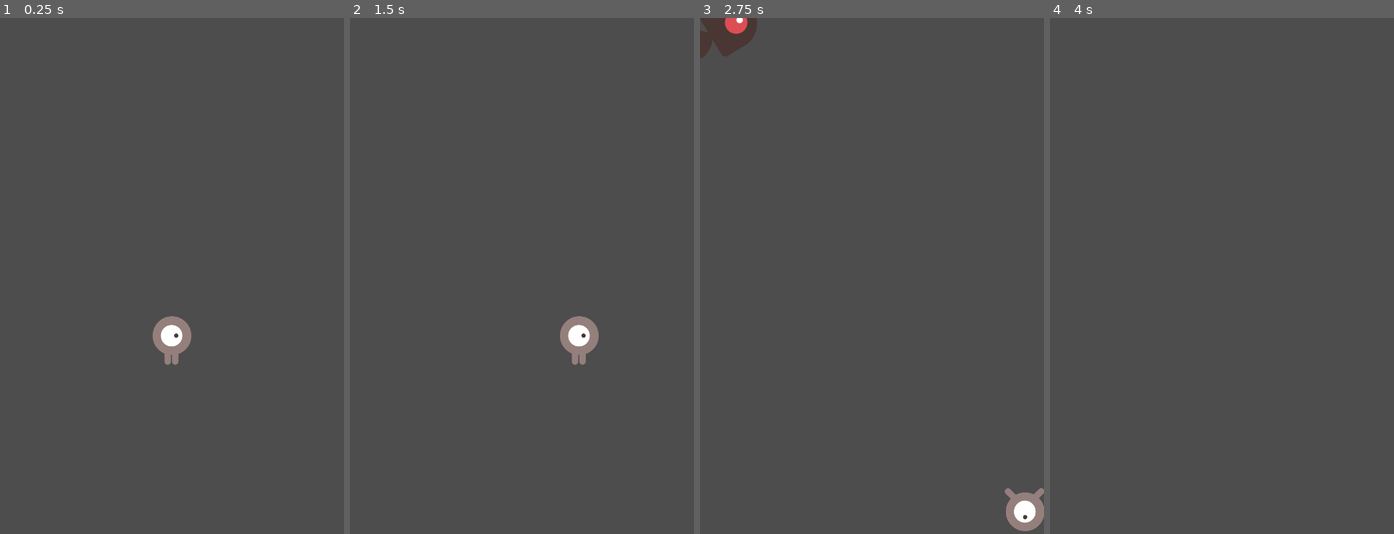
Above: before the commit, frames 1-4 (left to right).
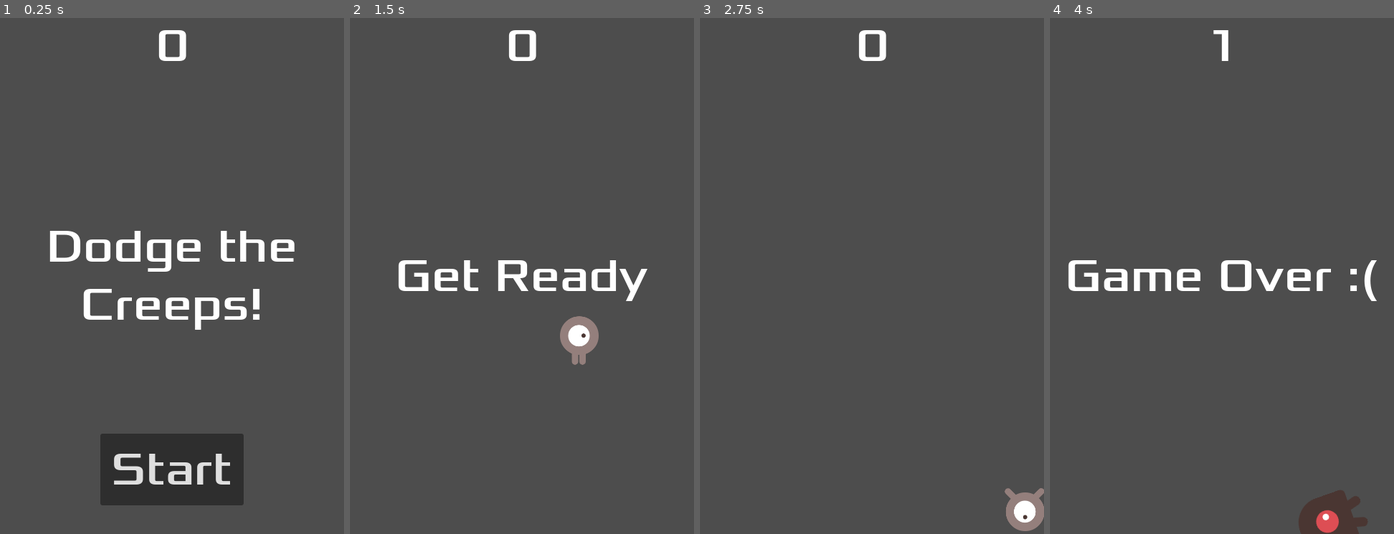
Above: after the commit, the same moments.

Repository: Guterfps/Godot-first-2D-game
Game: Godot game, scene res://scenes/main/main.tscn
The game is run twice, just before and just after one commit, with the same random seed, the same clock (stepped at 60 frames per second) and the same inputs.
Inputs (mouse positions are in pixels of both pictures, inside the frame that each line leads up to):
- Up to frame 1 (0.25 s): no input
- Up to frame 2 (1.5 s): click (522, 472) at 0.5 s, where only the run after the commit has a clickable "Start"; tap Enter at 1.25 s; hold Right (move_right) from 1.28 s (still down)
- Up to frame 3 (2.75 s): release Right (move_right) at 2.03 s; hold Down (move_down) from 2.03 s (still down)
- Up to frame 4 (4 s): release Down (move_down) at 2.78 s; hold Right (move_right) 2.78-3.53 s; hold Up (move_up) from 3.53 s (still down)

The runs differ from the first frame. In frame 1, 9.7% of the frame differs, in the area x 14-86%, y 2-95%; in frame 2, 2.1%; in frame 3, 1.2%; in frame 4, 3.3%.

Commit message:
added hud and connected it with main

Diff:
--- /dev/null
+++ b/scenes/hud/hud.gd
@@ -0,0 +1,39 @@
+extends CanvasLayer
+
+signal start_game
+
+# Called when the node enters the scene tree for the first time.
+func _ready() -> void:
+	pass # Replace with function body.
+
+
+# Called every frame. 'delta' is the elapsed time since the previous frame.
+func _process(delta: float) -> void:
+	pass
+
+func show_message(text: String) -> void:
+	$Message.text = text
+	$Message.show()
+	$MessageTimer.start()
+
+func show_game_over() -> void:
+	show_message("Game Over :(")
+
+	await $MessageTimer.timeout
+
+	$Message.text = "Dodge The Creeps!"
+	$Message.show()
+
+	await get_tree().create_timer(1.0).timeout
+	$StartButton.show()
+
+func update_score(score: int) -> void:
+	$ScoreLabel.text = str(score)
+
+
+func _on_start_button_pressed() -> void:
+	$StartButton.hide()
+	start_game.emit()
+
+func _on_message_timer_timeout() -> void:
+	$Message.hide()
--- /dev/null
+++ b/scenes/hud/hud.tscn
@@ -0,0 +1,63 @@
+[gd_scene load_steps=3 format=3 uid="uid://bc8uidqv761io"]
+
+[ext_resource type="FontFile" uid="uid://ddpk8t0b5arlh" path="res://fonts/Xolonium-Regular.ttf" id="1_48c2t"]
+[ext_resource type="Script" uid="uid://dlx3y1mqwwca0" path="res://scenes/hud/hud.gd" id="1_cgeww"]
+
+[node name="HUD" type="CanvasLayer"]
+script = ExtResource("1_cgeww")
+
+[node name="ScoreLabel" type="Label" parent="."]
+anchors_preset = 5
+anchor_left = 0.5
+anchor_right = 0.5
+offset_left = -22.5
+offset_right = 22.5
+offset_bottom = 78.0
+grow_horizontal = 2
+theme_override_fonts/font = ExtResource("1_48c2t")
+theme_override_font_sizes/font_size = 64
+text = "0"
+horizontal_alignment = 1
+vertical_alignment = 1
+
+[node name="Message" type="Label" parent="."]
+anchors_preset = 8
+anchor_left = 0.5
+anchor_top = 0.5
+anchor_right = 0.5
+anchor_bottom = 0.5
+offset_left = -240.0
+offset_top = -120.0
+offset_right = 240.0
+offset_bottom = 120.0
+grow_horizontal = 2
+grow_vertical = 2
+theme_override_fonts/font = ExtResource("1_48c2t")
+theme_override_font_sizes/font_size = 64
+text = "Dodge the Creeps!"
+horizontal_alignment = 1
+vertical_alignment = 1
+autowrap_mode = 2
+
+[node name="StartButton" type="Button" parent="."]
+anchors_preset = 7
+anchor_left = 0.5
+anchor_top = 1.0
+anchor_right = 0.5
+anchor_bottom = 1.0
+offset_left = -100.0
+offset_top = -140.0
+offset_right = 100.0
+offset_bottom = -40.0
+grow_horizontal = 2
+grow_vertical = 0
+theme_override_fonts/font = ExtResource("1_48c2t")
+theme_override_font_sizes/font_size = 64
+text = "Start"
+
+[node name="MessageTimer" type="Timer" parent="."]
+wait_time = 2.0
+one_shot = true
+
+[connection signal="pressed" from="StartButton" to="." method="_on_start_button_pressed"]
+[connection signal="timeout" from="MessageTimer" to="." method="_on_message_timer_timeout"]
--- a/scenes/main/main.gd
+++ b/scenes/main/main.gd
@@ -1,11 +1,11 @@
 extends Node
 
 @export var mob_scene: PackedScene
-var score
+var score: int
 
 # Called when the node enters the scene tree for the first time.
 func _ready() -> void:
-	new_game()
+	pass
 
 # Called every frame. 'delta' is the elapsed time since the previous frame.
 func _process(delta: float) -> void:
@@ -15,11 +15,15 @@
 func game_over() -> void:
 	$ScoreTimer.stop()
 	$MobTimer.stop()
+	$HUD.show_game_over()
 
 func new_game() -> void:
 	score = 0
 	$Player.start($StartPosition.position)
 	$StartTimer.start()
+	$HUD.update_score(score)
+	$HUD.show_message("Get Ready")
+	get_tree().call_group("mobs", "queue_free")
 
 
 
@@ -42,6 +46,7 @@
 
 func _on_score_timer_timeout() -> void:
 	score += 1
+	$HUD.update_score(score)
 
 func _on_start_timer_timeout() -> void:
 	$MobTimer.start()
--- a/scenes/main/main.tscn
+++ b/scenes/main/main.tscn
@@ -1,8 +1,9 @@
-[gd_scene load_steps=5 format=3 uid="uid://c3jet3nexcty1"]
+[gd_scene load_steps=6 format=3 uid="uid://c3jet3nexcty1"]
 
 [ext_resource type="PackedScene" uid="uid://c6dlqoxn25cuu" path="res://scenes/player/player.tscn" id="1_iuonh"]
 [ext_resource type="Script" uid="uid://bb3d2ta2spjvr" path="res://scenes/main/main.gd" id="1_k2fmo"]
 [ext_resource type="PackedScene" uid="uid://c3dcxl5bges64" path="res://scenes/mob/mob.tscn" id="2_k2fmo"]
+[ext_resource type="PackedScene" uid="uid://bc8uidqv761io" path="res://scenes/hud/hud.tscn" id="4_l3cfh"]
 
 [sub_resource type="Curve2D" id="Curve2D_iuonh"]
 _data = {
@@ -33,7 +34,10 @@
 
 [node name="MobSpawnLocation" type="PathFollow2D" parent="MobPath"]
 
+[node name="HUD" parent="." instance=ExtResource("4_l3cfh")]
+
 [connection signal="hit" from="Player" to="." method="game_over"]
 [connection signal="timeout" from="MobTimer" to="." method="_on_mob_timer_timeout"]
 [connection signal="timeout" from="ScoreTimer" to="." method="_on_score_timer_timeout"]
 [connection signal="timeout" from="StartTimer" to="." method="_on_start_timer_timeout"]
+[connection signal="start_game" from="HUD" to="." method="new_game"]
--- a/scenes/mob/mob.tscn
+++ b/scenes/mob/mob.tscn
@@ -48,7 +48,7 @@
 radius = 36.0
 height = 100.0
 
-[node name="Mob" type="RigidBody2D"]
+[node name="Mob" type="RigidBody2D" groups=["mobs"]]
 collision_mask = 0
 gravity_scale = 0.0
 script = ExtResource("1_fhx6o")
--- a/scenes/player/player.gd
+++ b/scenes/player/player.gd
@@ -8,7 +8,7 @@
 # Called when the node enters the scene tree for the first time.
 func _ready() -> void:
 	screen_size = get_viewport_rect().size
-	#hide()
+	hide()
 
 func start(pos: Vector2) -> void:
 	position = pos
Not shown, added: scenes/hud/hud.gd.uid
